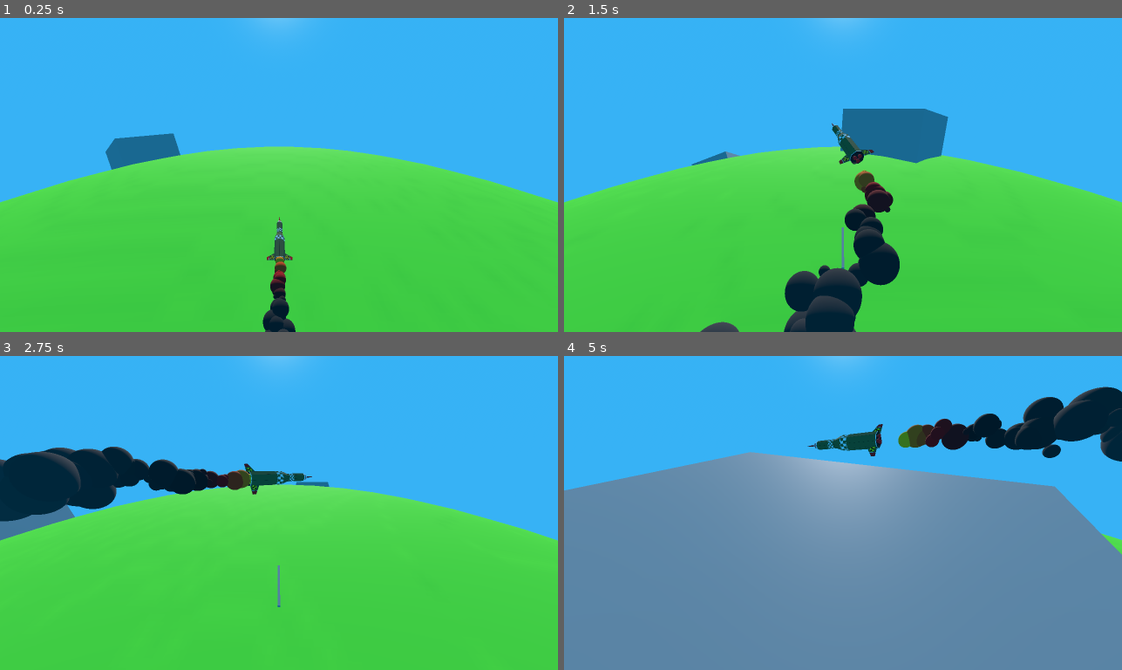
Above: before the commit, frames 1-4 (two rows, left to right).
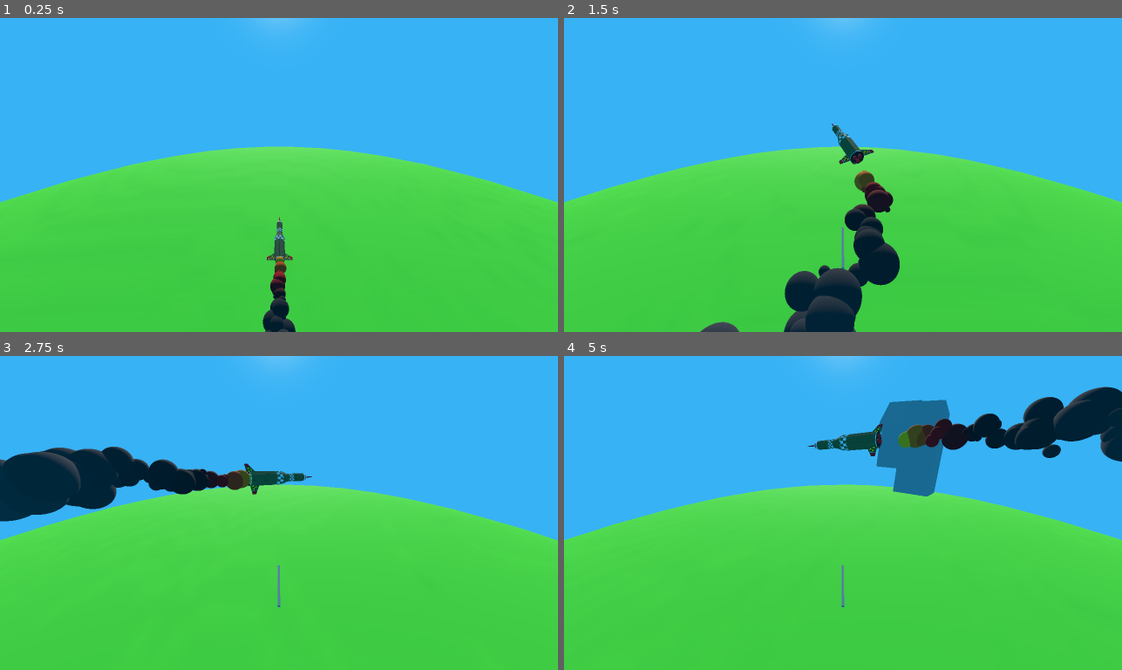
Above: after the commit, the same moments.

Repository: JacobCormier/I-cant-blow-up-mankind
Game: Godot game, scene res://scenes/Level1.tscn
Two runs of this game, one before a commit and one after it. Both use one fixed random seed, a clock stepped at 60 frames per second and the inputs below. Sound files missing from this copy of the repository are replaced by a short silence.
Inputs:
- Up to frame 1 (0.25 s): no input
- Up to frame 2 (1.5 s): tap Enter at 0.5 s; hold Right (ui_right) 0.53-1.28 s; tap Space (ui_select) at 0.77 s; hold Left (ui_left) from 1.28 s (still down)
- Up to frame 3 (2.75 s): tap Space (ui_select) at 1.52 s; release Left (ui_left) at 2.03 s; hold Right (ui_right) from 2.03 s (still down)
- Up to frame 4 (5 s): tap Space (ui_select) at 3.02, 3.77, 4.52 s; release Right (ui_right) at 3.53 s; hold Left (ui_left) from 3.53 s (still down)

The runs differ from the first frame. In frame 1, 1.1% of the frame differs, in the area x 18-33%, y 36-49%; in frame 2, 2.8%; in frame 3, 0.7%; in frame 4, 64%, in the area x 0-100%, y 13-100%.

Commit message:
Fixed orientation of placed objects on globe

Diff:
--- a/scenes/Level1.tscn
+++ b/scenes/Level1.tscn
@@ -46,6 +46,12 @@
 normal_enabled = true
 normal_texture = SubResource("NoiseTexture2D_0hec7")
 
+[sub_resource type="BoxMesh" id="BoxMesh_dqsoy"]
+size = Vector3(0.5, 10, 0.5)
+
+[sub_resource type="BoxShape3D" id="BoxShape3D_mphm8"]
+size = Vector3(0.5, 10, 0.5)
+
 [node name="Level1" type="Node3D"]
 
 [node name="WorldEnvironment" type="WorldEnvironment" parent="."]
@@ -67,5 +73,16 @@
 skeleton = NodePath("../..")
 surface_material_override/0 = SubResource("StandardMaterial3D_p3gbj")
 
+[node name="Collider" type="Node3D" parent="GlobeManager/GlobeTest"]
+transform = Transform3D(1, 0, 0, 0, 1, 0, 0, 0, 1, 0, 0, -2.5)
+
+[node name="VisibleColliderRepresentation" type="MeshInstance3D" parent="GlobeManager/GlobeTest/Collider"]
+mesh = SubResource("BoxMesh_dqsoy")
+
+[node name="Area3D" type="Area3D" parent="GlobeManager/GlobeTest/Collider"]
+
+[node name="CollisionShape3D" type="CollisionShape3D" parent="GlobeManager/GlobeTest/Collider/Area3D"]
+shape = SubResource("BoxShape3D_mphm8")
+
 [node name="Player" parent="." instance=ExtResource("2_xur1j")]
 transform = Transform3D(1, 0, 0, 0, 0.320927, 0.947104, 0, -0.947104, 0.320927, 0, 494, 97)
--- /dev/null
+++ b/scenes/dev/building_1.tscn
@@ -0,0 +1,21 @@
+[gd_scene load_steps=3 format=3 uid="uid://dj0wyomdjfqn5"]
+
+[sub_resource type="BoxMesh" id="BoxMesh_8mss4"]
+size = Vector3(30, 50, 20)
+
+[sub_resource type="BoxMesh" id="BoxMesh_4gds7"]
+size = Vector3(20, 20, 20)
+
+[node name="Building" type="Node3D"]
+
+[node name="MeshInstance3D" type="MeshInstance3D" parent="."]
+transform = Transform3D(1, 0, 0, 0, 1, 0, 0, 0, 1, 0, 25, 0)
+mesh = SubResource("BoxMesh_8mss4")
+
+[node name="MeshInstance3D2" type="MeshInstance3D" parent="."]
+transform = Transform3D(1, 0, 0, 0, 1, 0, 0, 0, 1, 0, 23.8382, 14.7875)
+mesh = SubResource("BoxMesh_4gds7")
+
+[node name="MeshInstance3D3" type="MeshInstance3D" parent="."]
+transform = Transform3D(0.667817, 0.744323, 0.00172973, -0.7443, 0.667812, -0.00673976, -0.00617169, 0.0032135, 0.999976, 0, 40.5492, 14.7875)
+mesh = SubResource("BoxMesh_4gds7")
--- a/scenes/dev/test_building.tscn
+++ /dev/null
@@ -1,7 +0,0 @@
-[gd_scene load_steps=2 format=3 uid="uid://dlmrur8piepsq"]
-
-[sub_resource type="BoxMesh" id="BoxMesh_scw36"]
-size = Vector3(50, 50, 50)
-
-[node name="TestBuilding" type="MeshInstance3D"]
-mesh = SubResource("BoxMesh_scw36")
--- a/scripts/level_managing/globe_manager.gd
+++ b/scripts/level_managing/globe_manager.gd
@@ -1,7 +1,7 @@
 extends Node3D
 
 @onready var globe_test: MeshInstance3D = $GlobeTest
-const TEST_BUILDING = preload("res://scenes/dev/test_building.tscn")
+const TEST_BUILDING = preload("res://scenes/dev/building_1.tscn")
 
 const ORBIT_SPEED_X = 0.3
 var orbit_speed_z_target : float
@@ -56,22 +56,33 @@
 	return {"point": point, "normal": normal}
 
 func create_block_at_random_point():
-
 	var sphere_radius = globe_test.mesh.radius
 	var result = random_point_on_sphere(sphere_radius)
 
 	var point = result["point"]
 	var normal = result["normal"]
 
-	# print("Random point on sphere:", point)
-	# print("Surface normal:", normal)
-
 	var new_block = TEST_BUILDING.instantiate()
 	globe_test.add_child(new_block)
-	new_block.position = point
 
 	new_block.global_transform.origin = point # Position the child at the random point
-	new_block.look_at(point + normal, Vector3.UP) # Align the child with the surface normal
+
+	# Align the block's up vector with the surface normal
+	var up_vector = normal
+	var forward_vector = Vector3.FORWARD
+	if abs(forward_vector.dot(up_vector)) > 0.99:
+		# If forward is too close to up, choose a different forward vector
+		forward_vector = Vector3.RIGHT
+
+	var right_vector = up_vector.cross(forward_vector).normalized()
+	forward_vector = right_vector.cross(up_vector).normalized()
+
+	var basis = Basis(right_vector, up_vector, forward_vector)
+	var transform = new_block.transform
+	transform.origin = point
+	transform.basis = basis
+	new_block.transform = transform
+
 
 func pass_in_movement_direction(direction: PlayerController.TurnDirection):
 	match direction:
Not shown: 1 places in scenes/Level1.tscn that only renumber resources
